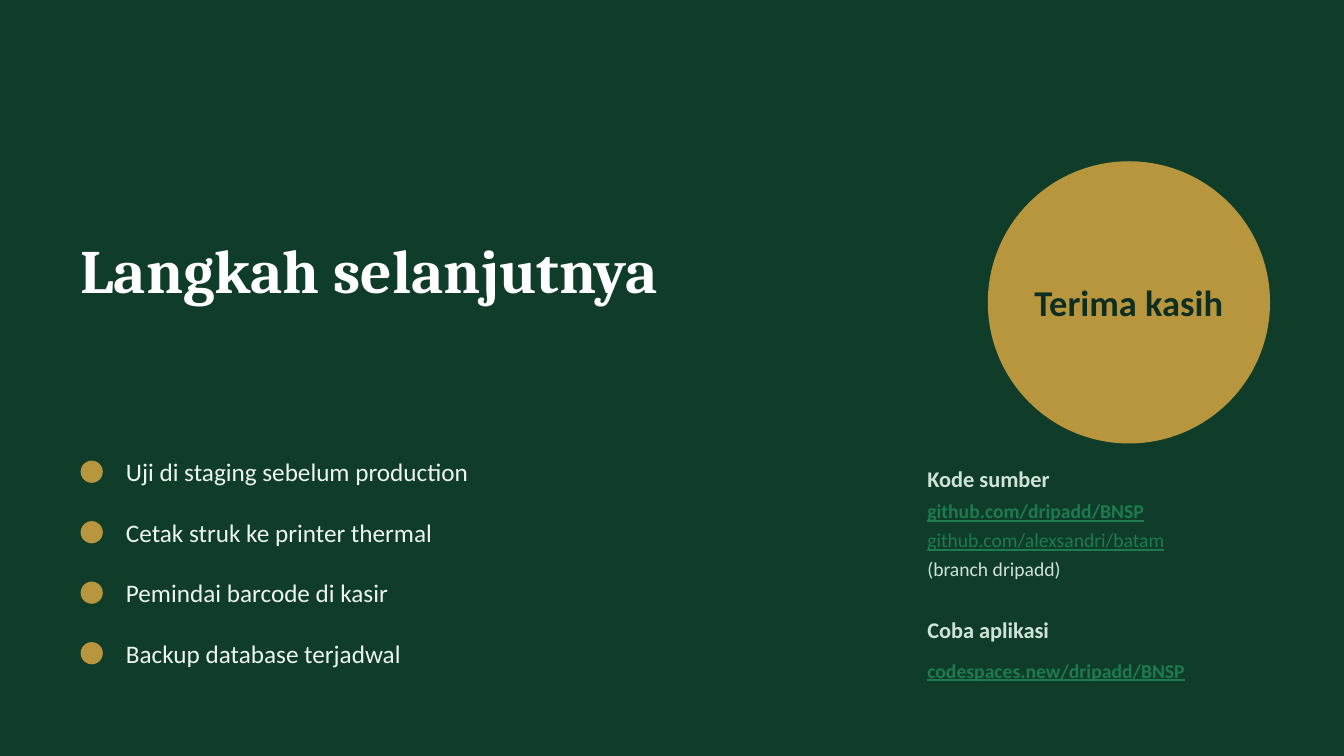
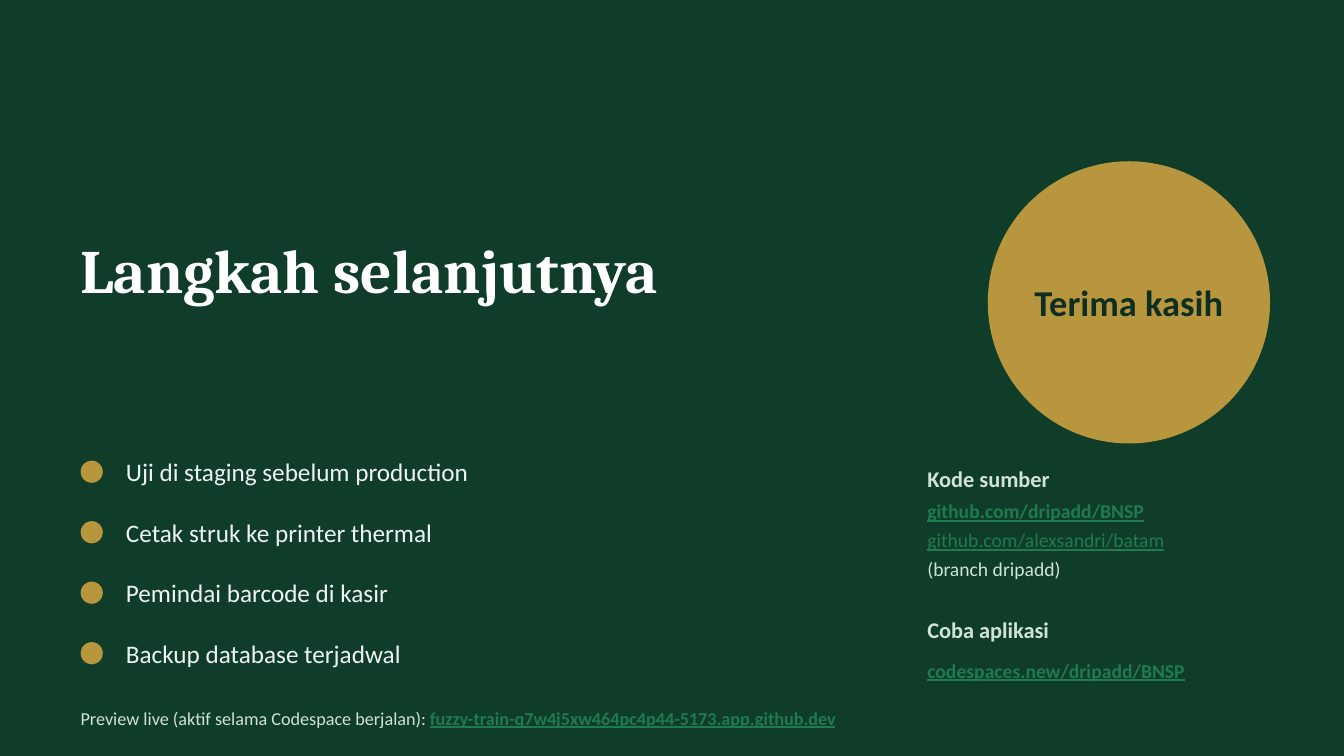
Before and after one commit to alexsandri/batam, a slide deck: slide 38 of presentasi/Aplikasi_Barang.pptx. Drawn at 1344x756 pixels with LibreOffice and Linux fonts; fonts in the diff are those of the drawing. Boxes give left, top, right and bottom in pixels: in the first picture for what was removed or moved away, otherwise in the second. Text is boxed around its words. In the diff, an @@ line names an element or a change of style, - is before the commit and + after.

Commit message:
Tambah tautan preview live Codespaces pada presentasi

```diff
--- a/presentasi/Aplikasi_Barang.pptx
+++ b/presentasi/Aplikasi_Barang.pptx
@@ text added at [81, 712, 836, 728], 13 pt, text #1E7B50, bold, underline @@
+Preview live (aktif selama Codespace berjalan): fuzzy-train-q7w4j5xw464pc4p44-5173.app.github.dev
```
Also in this commit, not shown: 1 other slide changed, 1 other file.
